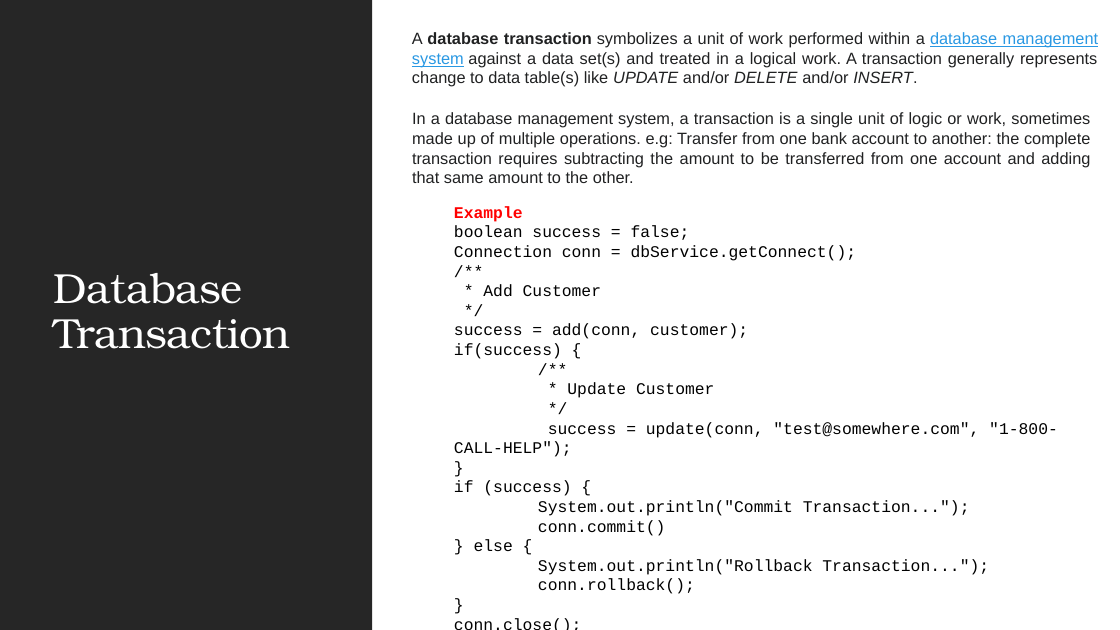
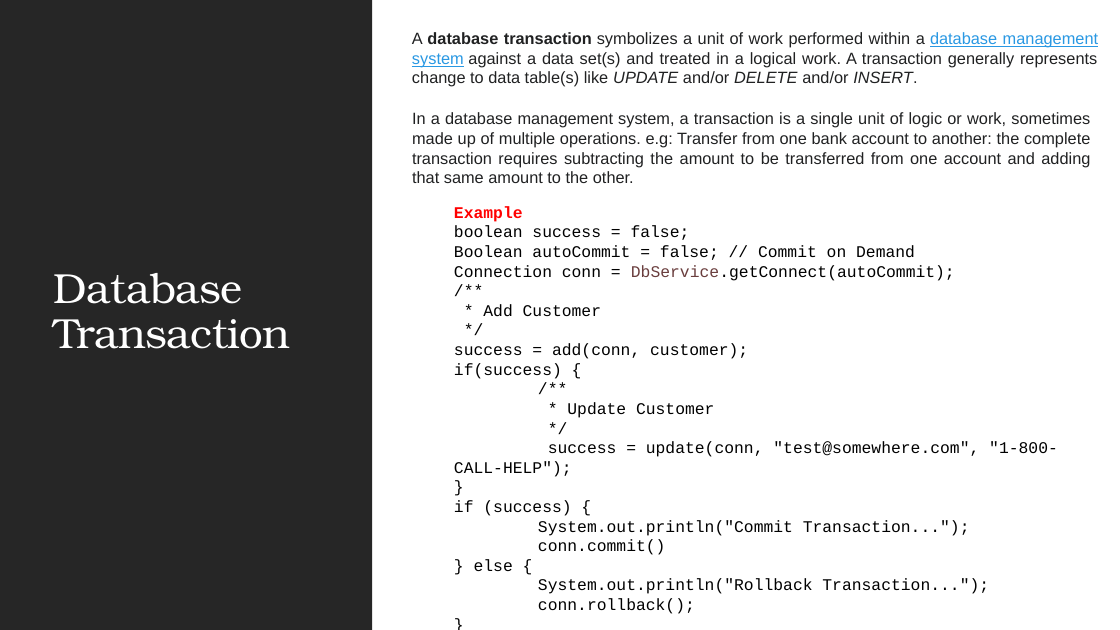
Before and after one commit to JSS-DEVCORE/JdbcExample, a slide deck: slide 17 of docs/JDBC Insights.pptx. Drawn at 1120x630 pixels with LibreOffice and Linux fonts; fonts in the diff are those of the drawing. Boxes give left, top, right and bottom in pixels: in the first picture for what was removed or moved away, otherwise in the second. Text is boxed around its words. In the diff, an @@ line names an element or a change of style, - is before the commit and + after.

Commit message:
Presentation Updates

```diff
--- a/docs/JDBC Insights.pptx
+++ b/docs/JDBC Insights.pptx
@@ text at bbox=[454, 245, 955, 281]: text changed @@
-  Connection conn = dbService.getConnect();
+  Boolean autoCommit = false; // Commit on Demand
+  Connection conn = DbService.getConnect(autoCommit);
```
Also in this commit, not shown: 6 other slides changed, 1 other file.
